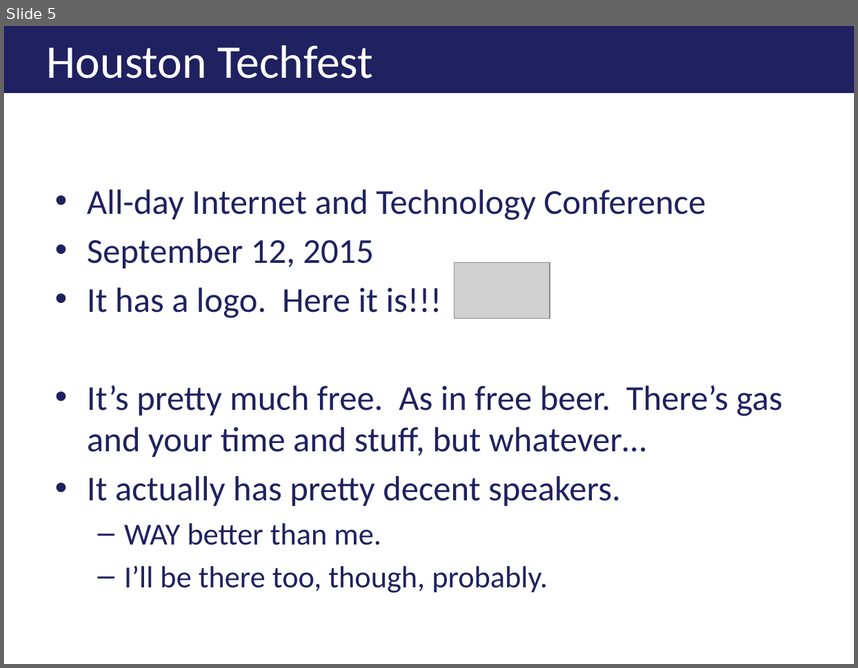
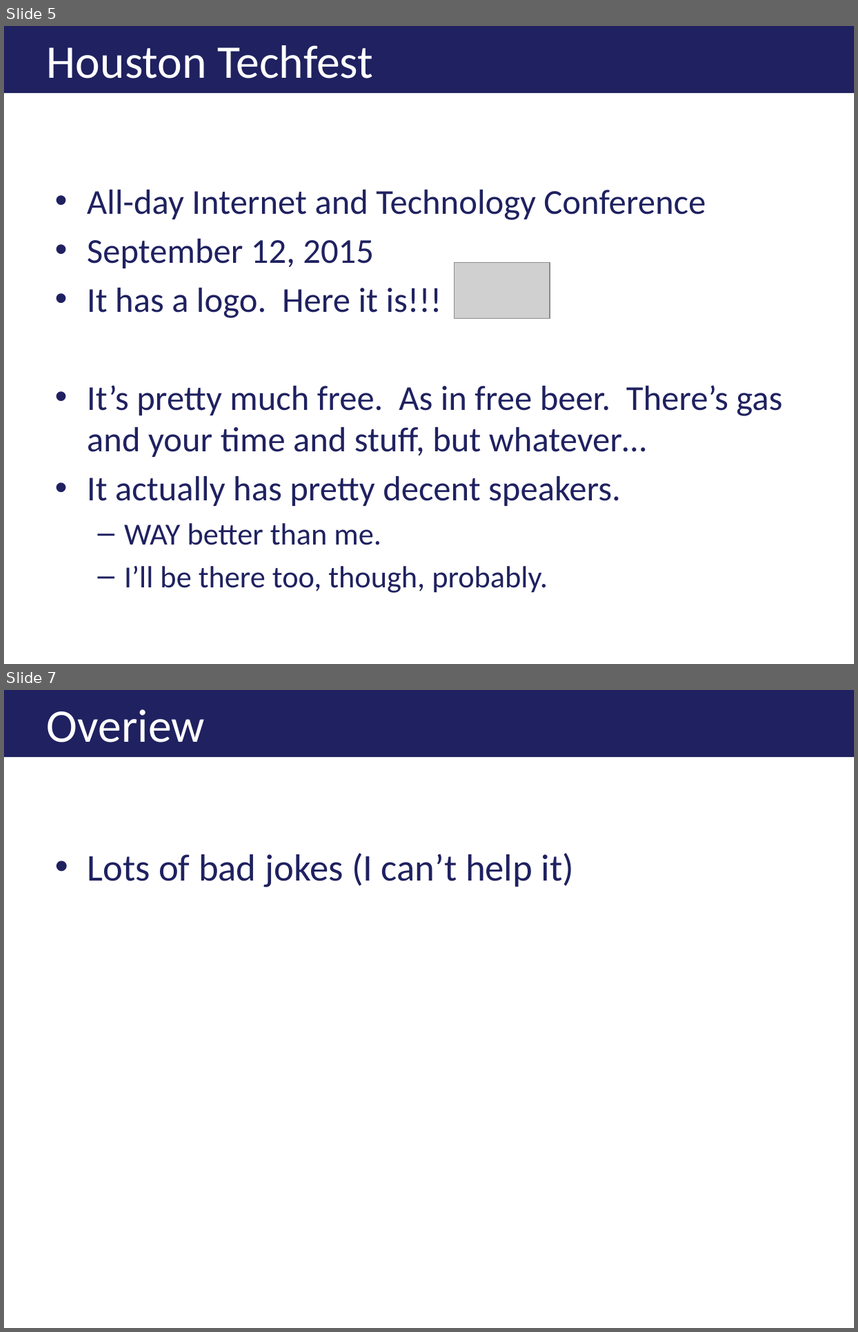
Before and after one commit to ericburcham/THasyINKnc, a slide deck: Presentation/THasINKync.pptx. Shown one above the other, each under a label of ours: slide 5 before the commit, slides 5 and 7 after it; the slides between them are not shown. The pictures are 858x668 and 858x1332 pixels, drawn with LibreOffice and Linux fonts; fonts in the diff are those of the drawing; grey boxes stand for pictures; background and template pictures are left out. Boxes give left, top, right and bottom in pixels: in the first picture for what was removed or moved away, otherwise in the second. Text is boxed around its words. In the diff, an @@ line names an element or a change of style, - is before the commit and + after.

```diff
--- a/Presentation/THasINKync.pptx
+++ b/Presentation/THasINKync.pptx
@@ slide 7 added at (x1=4, y1=690, x2=854, y2=1328), background #FFFFFF @@
@@ title added at (x1=4, y1=690, x2=854, y2=757), fill #1F2160, 39.6 pt, text #FFFFFF @@
+Overiew
@@ text added at (x1=87, y1=853, x2=574, y2=887), 32 pt, text #1F2160 @@
+• Lots of bad jokes (I can’t help it)
```
Also in this commit, not shown: 1 other slide added, 1 slide removed.
